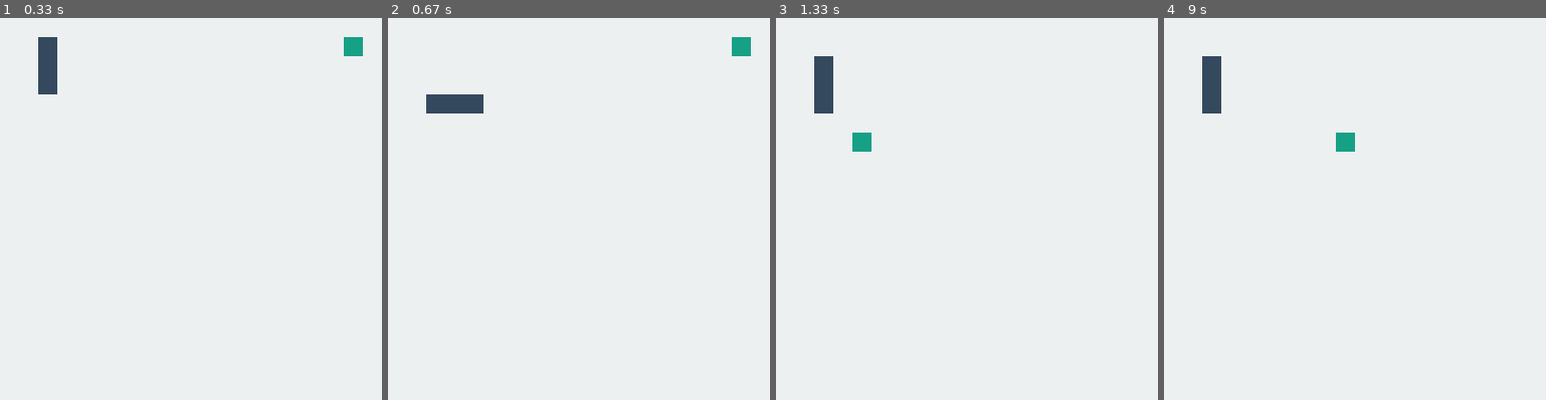
Above: before the commit, frames 1-4 (left to right).
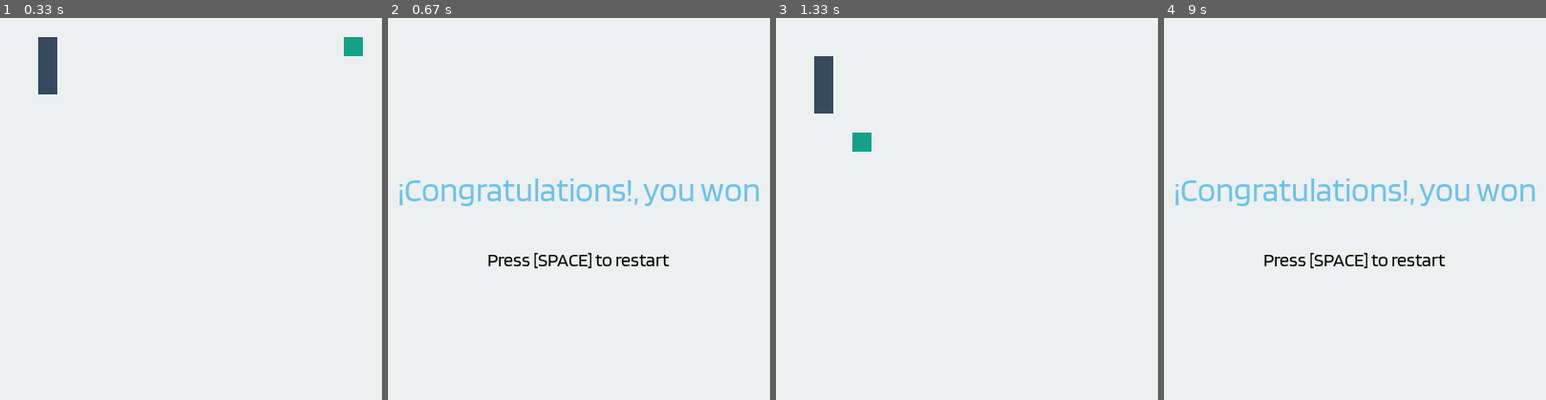
Above: after the commit, the same moments.

Repository: dicruzcar/Snake-Public
Game: pygame game, started from main.py
Same seed, same stepped clock (60 frames per second), same inputs: the game is played once before the commit and once after it.
Inputs:
- Up to frame 1 (0.33 s): no input
- Up to frame 2 (0.67 s): hold W from 0.33 s (still down); hold Right from 0.33 s (still down)
- Up to frame 3 (1.33 s): release W at 0.8 s; release Right at 0.8 s; tap Space at 0.83 s
- Up to frame 4 (9 s): hold Right 1.33-1.85 s; hold Up 1.88-2.35 s; hold Right 2.38-2.85 s; hold Left 2.88-3.42 s; hold Down 3.45-3.9 s; hold Left 3.93-4.35 s; hold Up 4.38-4.82 s; hold Right 4.85-5.48 s; hold Down 5.52-5.95 s; hold Left 5.98-6.45 s; hold Up 6.98-7.43 s; hold Right 7.47-7.93 s; tap Space at 7.53, 8.03, 8.6 s; hold Left 7.97-8.5 s; hold Down from 8.53 s (still down); tap W at 8.68 s

Frame 1 is identical in both runs. In frame 2, 3.6% of the frame differs, in the area x 3-98%, y 5-66%; in frame 3, nothing differs; in frame 4, 3.6%.

Commit message:
Fixed win screen, w key now wins the game

Diff:
--- a/pygame_entities/game.py
+++ b/pygame_entities/game.py
@@ -32,7 +32,7 @@
         self.ui_frames = 60
         self.frames_per_action_render = int(self.ui_frames/self.game_frames)
         self.win = False
-        self.h1_font = pygame.font.Font(self.fonts("Blinker-Regular.ttf"), 40)
+        self.h1_font = pygame.font.Font(self.fonts("Blinker-Regular.ttf"), 35)
         self.h2_font = pygame.font.Font(self.fonts("Blinker-Regular.ttf"), 20)
         self.win_text = "¡Congratulations!, you won"
         self.win_surface = self.h1_font.render(
@@ -101,6 +101,8 @@
                 self.alive = True
                 self.win = False
                 self.__init__()
+            if event.key == pygame.K_w:
+                self.world._win_game()
             self.load_world()
             self.counter = 0
 
